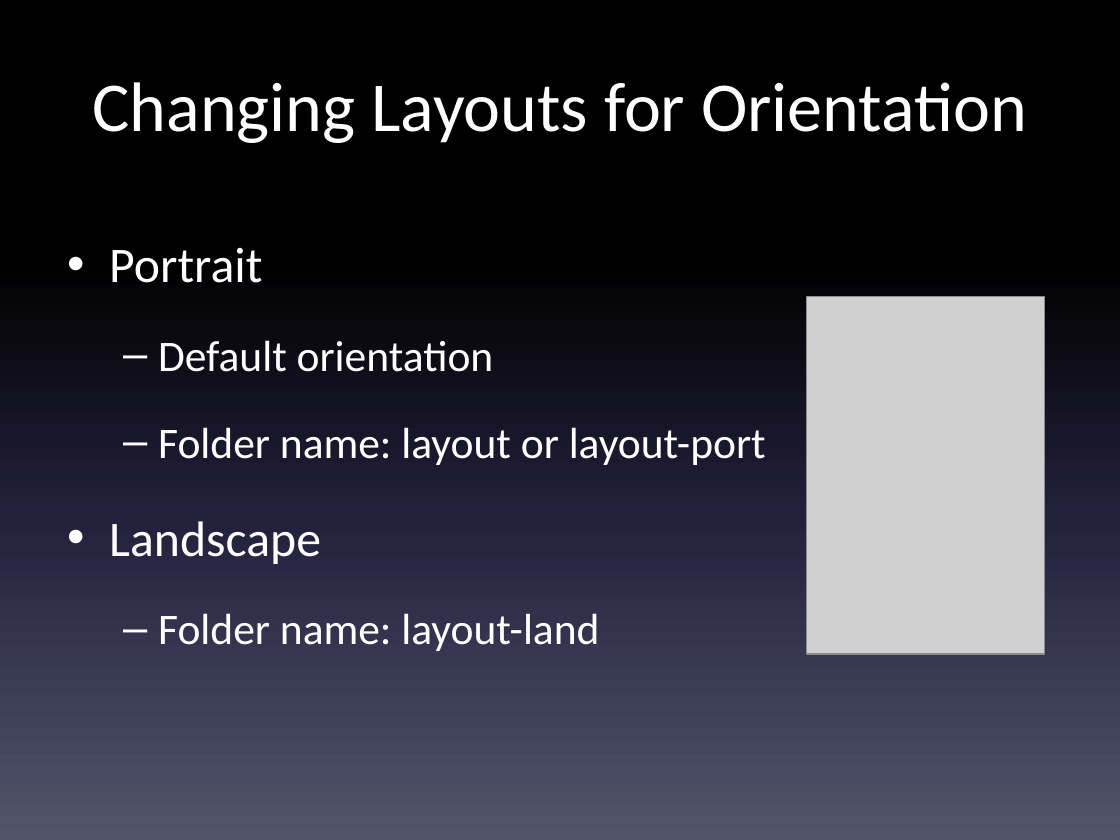
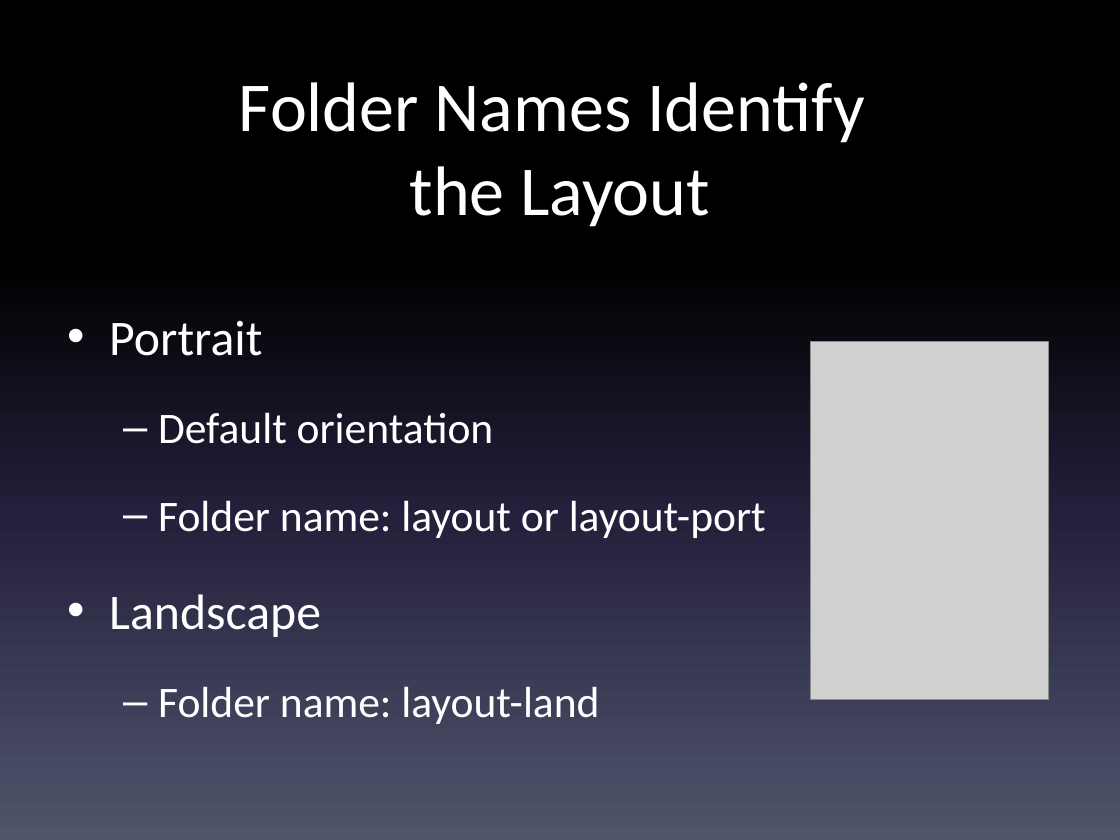
Before and after one commit to LCC-CIT/CS235AM-CourseMaterials, a slide deck: slide 15 of Notes and Slides/Wk5Day1-UI Layouts.pptx (slide 9 before the commit). Drawn at 1120x840 pixels with LibreOffice and Linux fonts; fonts in the diff are those of the drawing; grey boxes stand for pictures. Boxes give left, top, right and bottom in pixels: in the first picture for what was removed or moved away, otherwise in the second. Text is boxed around its words. In the diff, an @@ line names an element or a change of style, - is before the commit and + after.

Commit message:
Updated slides

```diff
--- a/Notes and Slides/Wk5Day1-UI Layouts.pptx
+++ b/Notes and Slides/Wk5Day1-UI Layouts.pptx
@@ title at box(239, 82, 865, 227): text changed @@
-Changing Layouts for Orientation
+Folder Names Identify
+the Layout
@@ text "Portrait": place and size @@
-text "Portrait" at box(109, 248, 766, 651)
+text "Portrait" at box(109, 321, 766, 724)
@@ picture: place and size @@
-picture at box(806, 297, 1044, 654)
+picture at box(811, 342, 1048, 699)
```
Also in this commit, not shown: 1 other slide changed, 7 slides added.
